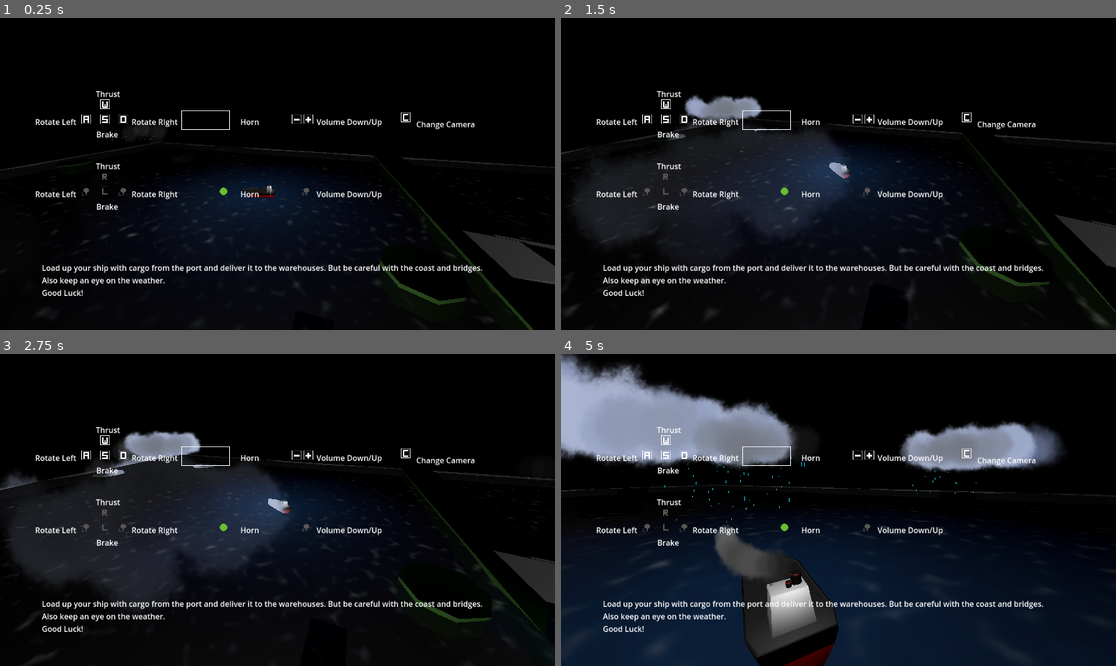
Above: before the commit, frames 1-4 (two rows, left to right).
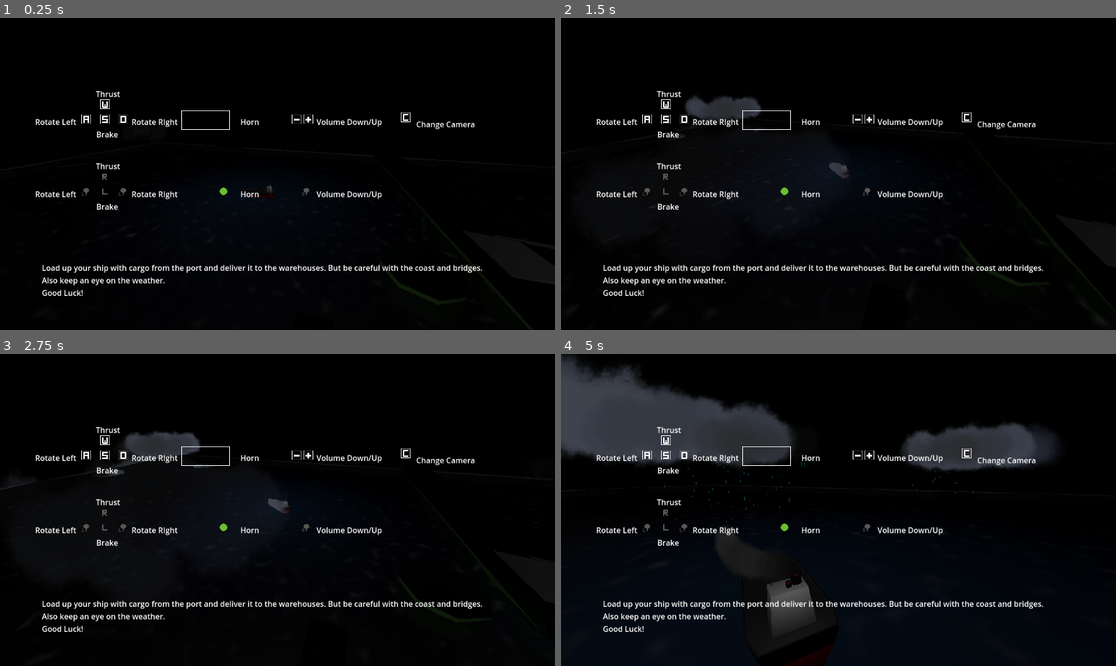
Above: after the commit, the same moments.

Repository: savenger/shipped
Game: Godot game, scene res://level/game.tscn
Same seed, same stepped clock (60 frames per second), same inputs: the game is played once before the commit and once after it.
Inputs (mouse positions are in pixels of both pictures, inside the frame that each line leads up to):
- Up to frame 1 (0.25 s): no input
- Up to frame 2 (1.5 s): tap Enter at 0.5 s; move the mouse to (960, 158) at 0.52 s; hold D (Turn Right) 0.53-1.28 s; click (960, 158) at 0.6 s; move the mouse to (727, 189) at 1.27 s; hold A (Turn Left) from 1.28 s (still down); tap Mouse wheel down (volume_down) at 1.35 s
- Up to frame 3 (2.75 s): move the mouse to (333, 441) at 2.02 s; release A (Turn Left) at 2.03 s; hold D (Turn Right) from 2.03 s (still down); tap Mouse wheel up (volume_up) at 2.1 s
- Up to frame 4 (5 s): move the mouse to (810, 572) at 2.77 s; release D (Turn Right) at 2.78 s; hold S (CounterThrust) 2.78-3.53 s; tap C at 2.85 s; move the mouse to (1005, 556) at 3.52 s; hold A (Turn Left) from 3.53 s (still down); click (1005, 556) at 3.6 s; move the mouse to (672, 463) at 4.27 s; tap Mouse wheel down (volume_down) at 4.35 s

The runs differ from the first frame. In frame 1, 3.6% of the frame differs, in the area x 10-100%, y 36-100%; in frame 2, 8.5%; in frame 3, 12%; in frame 4, 37%, in the area x 0-90%, y 0-100%.
Error in both runs: Invalid assignment of property or key 'volume_db' with value of type 'int' on a base object of type 'null instance'. (res://level/game.gd:40)

Commit message:
Add background on controls screen

Diff:
--- a/level/Keys.tscn
+++ b/level/Keys.tscn
@@ -18,6 +18,14 @@
 [node name="Keys" type="CanvasLayer"]
 script = ExtResource("1")
 
+[node name="ColorRect" type="ColorRect" parent="."]
+anchors_preset = 15
+anchor_right = 1.0
+anchor_bottom = 1.0
+grow_horizontal = 2
+grow_vertical = 2
+color = Color(0, 0, 0, 0.627451)
+
 [node name="Keys" type="Node" parent="."]
 
 [node name="W" type="TextureRect" parent="Keys"]
Not shown: 1 places in level/HUD.tscn that only renumber resources
Not shown: 1 places in level/Keys.tscn that only renumber resources
Not shown: 1 places in level/game.tscn that only renumber resources
